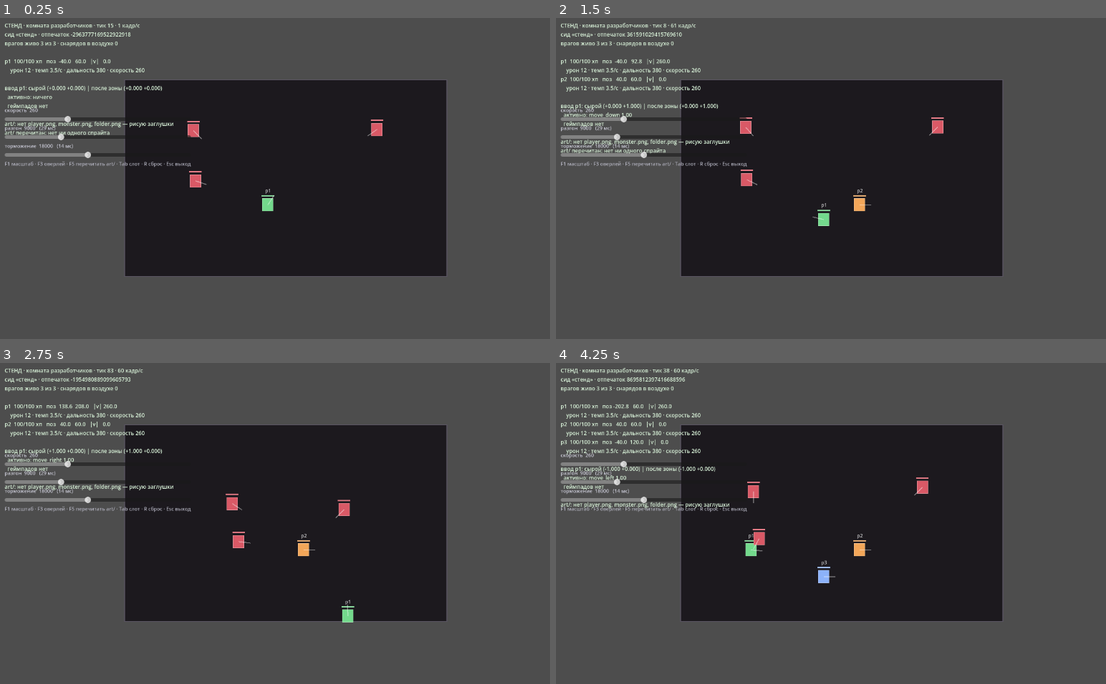
Above: before the commit, frames 1-4 (two rows, left to right).
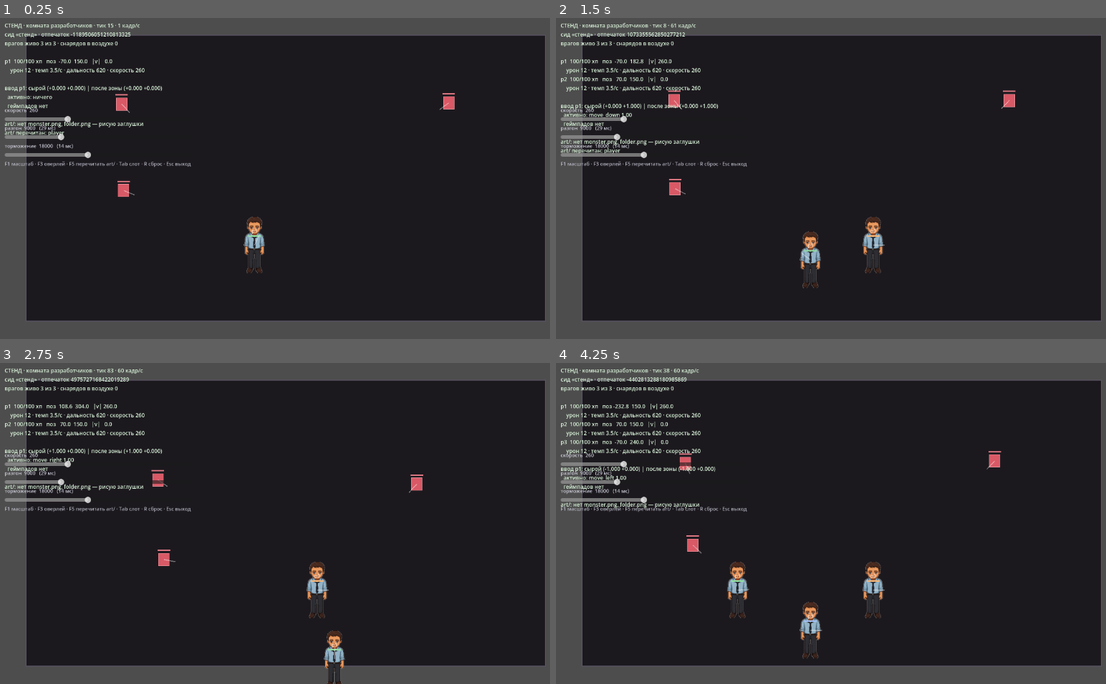
Above: after the commit, the same moments.

Repository: e2or28/lomka
Game: Godot game, scene res://game/dev_sandbox.tscn
Same seed, same stepped clock (60 frames per second), same inputs: the game is played once before the commit and once after it.
Inputs (mouse positions are in pixels of both pictures, inside the frame that each line leads up to):
- Up to frame 1 (0.25 s): no input
- Up to frame 2 (1.5 s): tap Enter at 0.5 s; move the mouse to (968, 162) at 0.52 s; hold D 0.53-1.28 s; tap Tab at 0.6 s; click (968, 162) at 0.67 s; tap Space at 0.77 s; move the mouse to (726, 194) at 1.27 s; hold S from 1.28 s (still down); tap R at 1.35 s
- Up to frame 3 (2.75 s): tap Space at 1.52 s; move the mouse to (341, 452) at 2.02 s; release S at 2.03 s; hold D from 2.03 s (still down); tap E at 2.1 s
- Up to frame 4 (4.25 s): move the mouse to (814, 587) at 2.77 s; release D at 2.78 s; hold W 2.78-3.53 s; tap F at 2.85 s; click (814, 587) at 2.92 s; tap Space at 3.02, 3.77 s; move the mouse to (1012, 571) at 3.52 s; hold A from 3.53 s (still down); tap Tab at 3.6 s

The runs differ from the first frame. In frame 1, 48% of the frame differs, in the area x 4-100%, y 4-95%; in frame 2, 48%; in frame 3, 48%; in frame 4, 49%.

Commit message:
Спрайт служащего и инструмент импорта апскейленных картинок
Картинки из чатов и генераторов приходят растянутыми: холст 1024x1536,
внутри которого настоящий рисунок 47x127. Как есть такое в игру не положить,
а ужать в редакторе нельзя — интерполяция размажет края, ради которых
пиксель-арт и рисуется.

tools/import_sprite.py находит шаг сетки апскейла по расстояниям между
границами цвета, берёт по одному цвету на ячейку медианой центра (среднее
по ячейке смешивает цвета на границах и даёт кайму), вырезает фон в
прозрачность и счищает крошку JPEG по контуру. Полупрозрачных пикселей на
выходе нет — для пиксель-арта это главное.

Зависимостей не добавилось: ffmpeg и numpy уже стоят. Pillow не ставится,
системный Python защищён PEP 668, и ломать его ради одной задачи не стоит.

Масштаб мира подогнан под спрайт, а не наоборот. Ужать персонажа до
привычных для вида сверху сорока пикселей нельзя: на 64 у него теряется
лицо, на 48 разваливается силуэт — проверено сравнением. Поэтому комната
выросла до 1160x640, и тело занимает пятую часть её высоты, как в
исааковском референсе. Хитбокс оставлен уже силуэта: 16 против 47 в плечах,
так прощаются касания краем.

Монстра и папки с документами пока нет — вместо них заглушки.

Co-Authored-By: Claude Opus 5 <noreply@anthropic.com>

Diff:
--- a/sim/bestiary.gd
+++ b/sim/bestiary.gd
@@ -21,8 +21,8 @@
 		"health": 100.0,
 		"damage": 12.0,
 		"fire_rate": 3.5,
-		"projectile_speed": 420.0,
-		"range": 380.0,
+		"projectile_speed": 620.0,
+		"range": 620.0,
 	},
 	"start_items": [],
 	"skill": "",
--- a/sim/room.gd
+++ b/sim/room.gd
@@ -17,15 +17,19 @@
 
 
 static func dev_room():
-	## Комната разработчиков: тестовый полигон на M1. Размер под окно стенда,
-	## четыре места для игроков по углам центра, четыре для врагов по краям.
+	## Комната разработчиков: тестовый полигон на M1.
+	##
+	## Размер задан спрайтом, а не наоборот. Персонаж нарисован высотой около
+	## 127 пикселей, и ужать его до привычных сорока нельзя — на этом размере
+	## лицо разваливается. Значит масштаб мира подгоняется под рисунок: тело
+	## занимает около пятой части высоты комнаты, как в исааковском референсе.
 	var room := new()
-	room.bounds = Rect2(-360, -220, 720, 440)
+	room.bounds = Rect2(-580, -320, 1160, 640)
 	room.player_spawns = [
-		Vector2(-40, 60), Vector2(40, 60), Vector2(-40, 120), Vector2(40, 120),
+		Vector2(-70, 150), Vector2(70, 150), Vector2(-70, 240), Vector2(70, 240),
 	]
 	room.enemy_spawns = [
-		Vector2(-220, -120), Vector2(220, -120), Vector2(-220, 0), Vector2(220, 0),
+		Vector2(-380, -180), Vector2(380, -180), Vector2(-380, 20), Vector2(380, 20),
 	]
 	return room
 
--- a/sim/tick.gd
+++ b/sim/tick.gd
@@ -23,7 +23,11 @@
 const DELTA := 1.0 / 60.0
 
 ## Половина ширины тела. Одна на всех, пока тела одного размера.
-const BODY_RADIUS := 12.0
+##
+## Уже силуэта намеренно: спрайт 47 пикселей в плечах, а хитбокс 16 — так
+## прощаются касания краем, и это часть ощущения, которую настраивает
+## человек, а не формула.
+const BODY_RADIUS := 16.0
 
 ## Неуязвимость после удара касанием. Без неё враг, стоящий вплотную,
 ## снимает урон каждый тик и убивает за треть секунды.
@@ -36,7 +40,7 @@
 const HIT_INVULNERABILITY := 0.4
 
 ## Насколько близко враг должен подойти, чтобы ударить касанием.
-const TOUCH_RANGE := 22.0
+const TOUCH_RANGE := 40.0
 
 
 static func step(state: RunState, commands: Dictionary) -> void:
--- a/tests/test_save_fixture.gd
+++ b/tests/test_save_fixture.gd
@@ -69,7 +69,7 @@
 ## Отпечаток эталона зафиксирован числом. Если он поехал, а байты совпали —
 ## значит поехал сам state_hash, и все сверки хоста с клиентом врут.
 func _test_state_hash_is_stable() -> bool:
-	eq(ReferenceRun.build().state_hash(), 8195988924363772192,
+	eq(ReferenceRun.build().state_hash(), -2830059960163233632,
 		"отпечаток эталонного состояния поехал — сверка хоста с клиентом сломана")
 	return true
 
Binary file added: art/player.png
Binary file changed: tests/fixtures/save_format_2.bin
